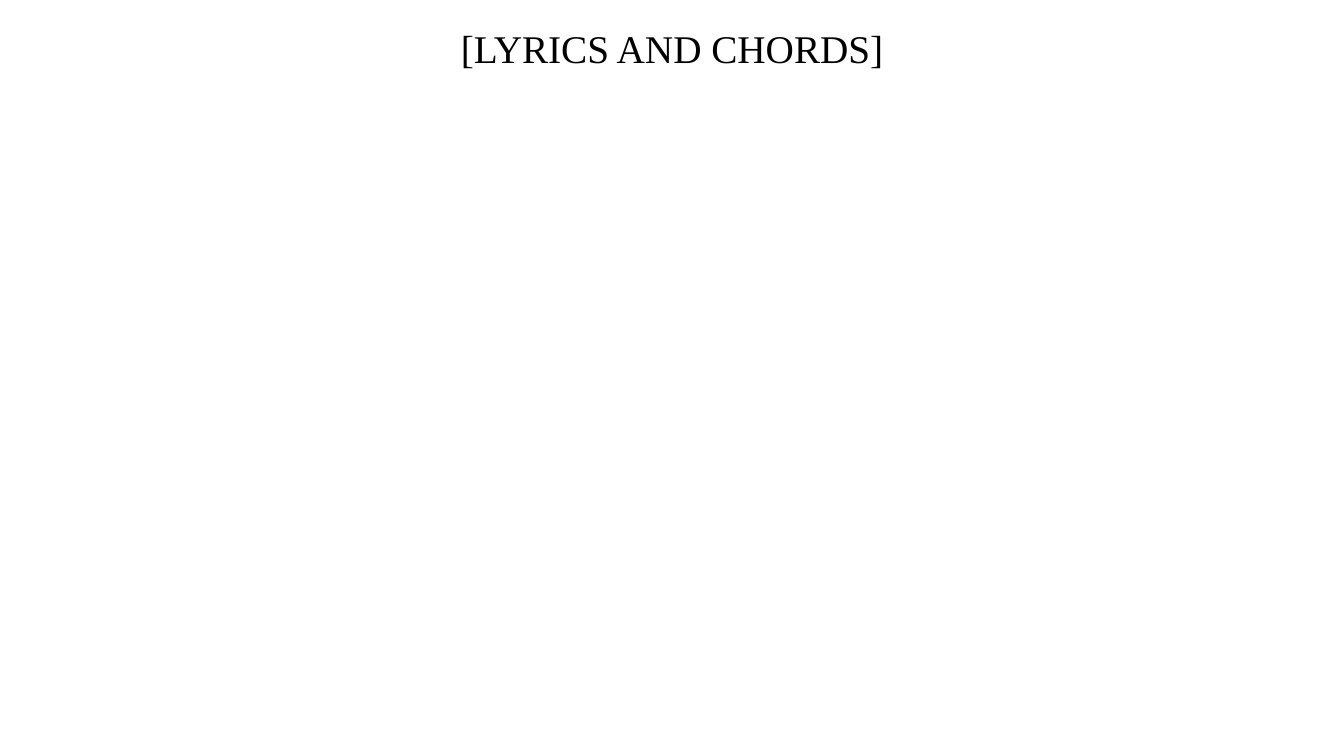
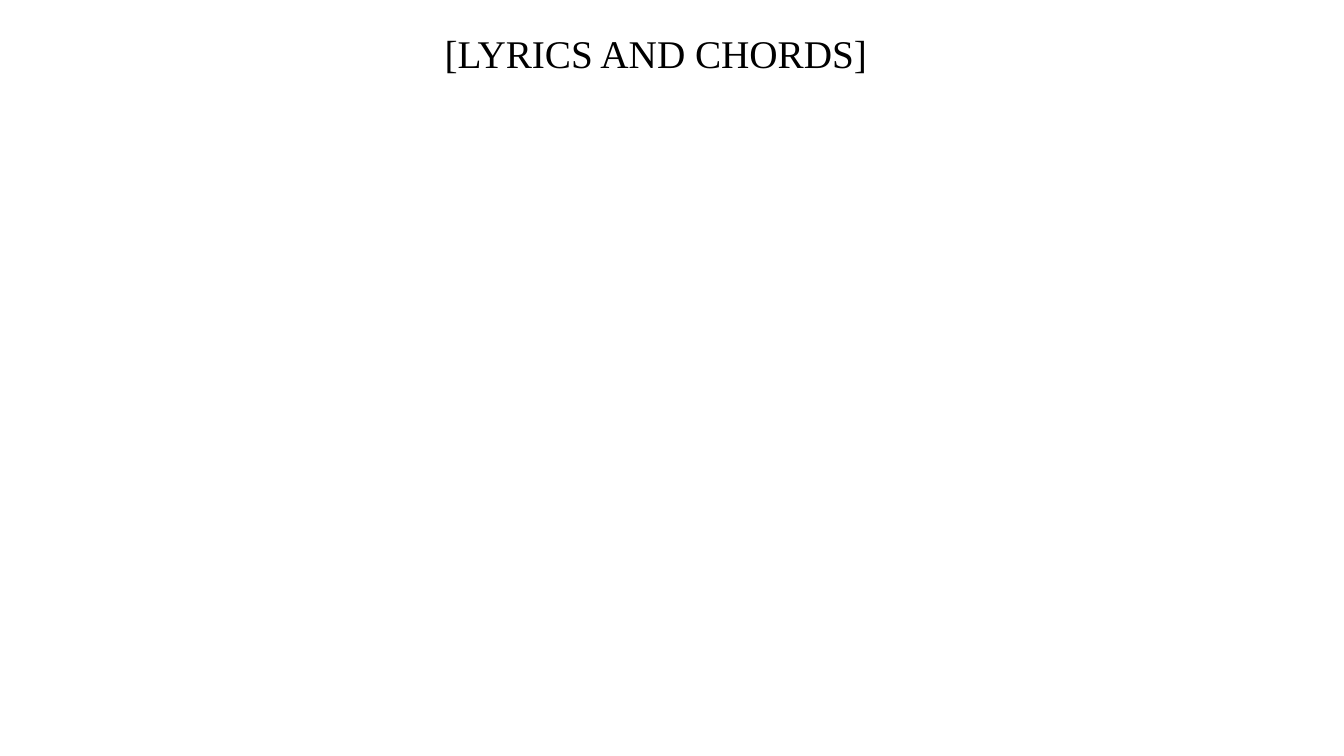
Before and after one commit to Gideonlau1967/LyricSlide-Pro, a slide deck: slide 1 of Song Template 4.pptx. Drawn at 1344x756 pixels with LibreOffice and Linux fonts; fonts in the diff are those of the drawing; background and template pictures are left out. Boxes give left, top, right and bottom in pixels: in the first picture for what was removed or moved away, otherwise in the second. Text is boxed around its words. In the diff, an @@ line names an element or a change of style, - is before the commit and + after.

```diff
--- a/Song Template 4.pptx
+++ b/Song Template 4.pptx
@@ text "[LYRICS AND CHORDS]": place and size @@
-text "[LYRICS AND CHORDS]" at [461, 35, 883, 69]
+text "[LYRICS AND CHORDS]" at [445, 40, 867, 74]
```
Also in this commit, not shown: 2 other files.
